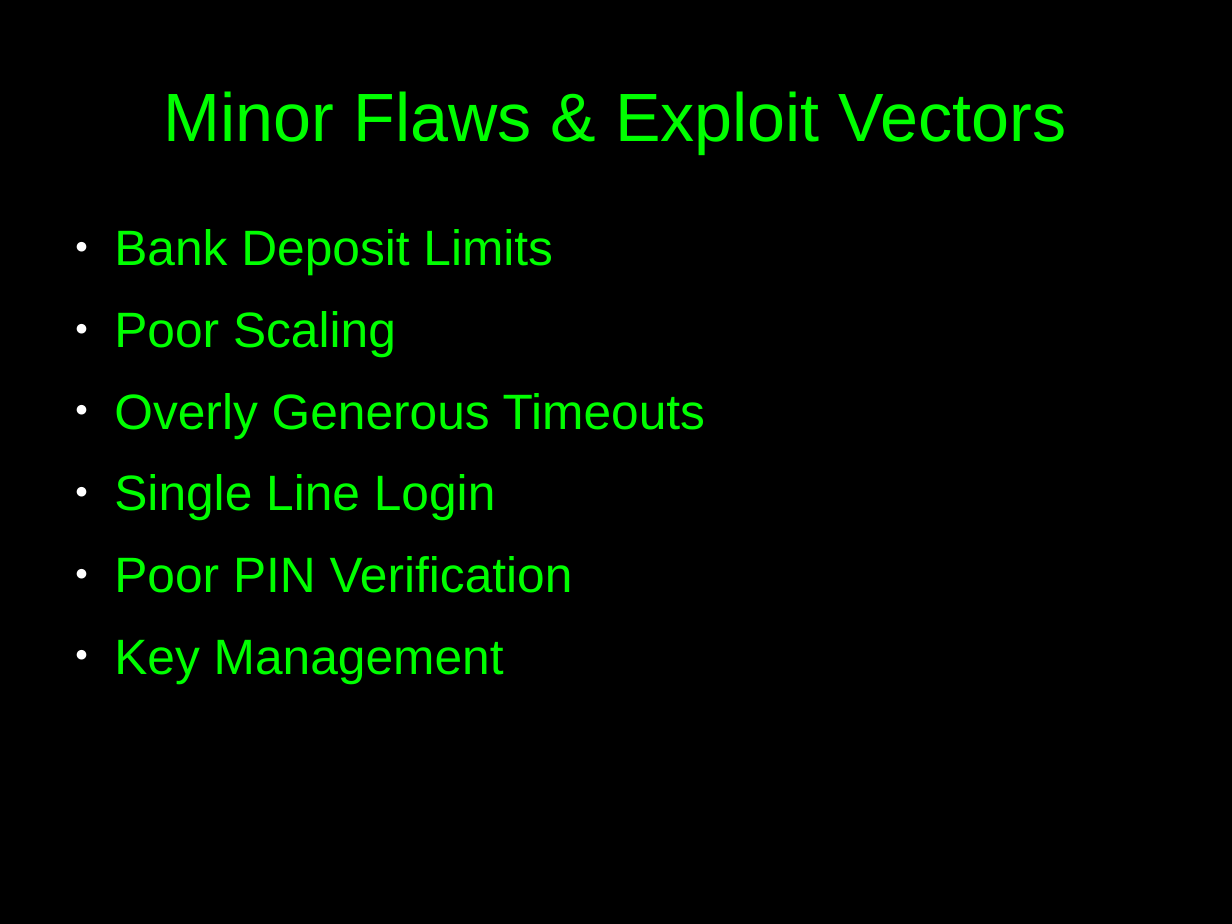
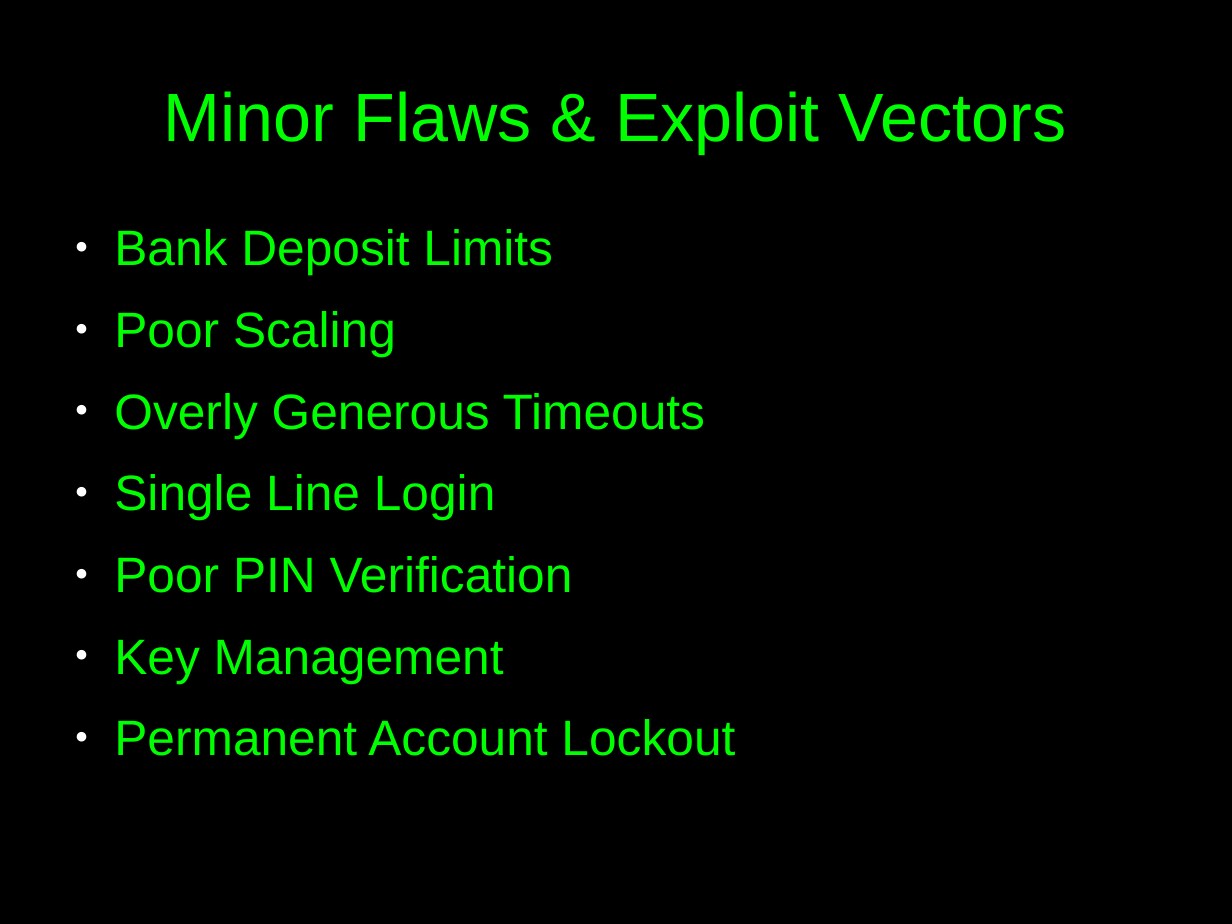
Before and after one commit to c00w/Crypto-Final-Project, a slide deck: slide 2 of Attack Presentation.odp. Drawn at 1232x924 pixels with LibreOffice and Linux fonts; fonts in the diff are those of the drawing. Boxes give left, top, right and bottom in pixels: in the first picture for what was removed or moved away, otherwise in the second. Text is boxed around its words. In the diff, an @@ line names an element or a change of style, - is before the commit and + after.

Commit message:
Add accoutn lockout

```diff
--- a/Attack Presentation.odp
+++ b/Attack Presentation.odp
@@ text at (114,719,735,756): paragraph added @@
+● Permanent Account Lockout
```
